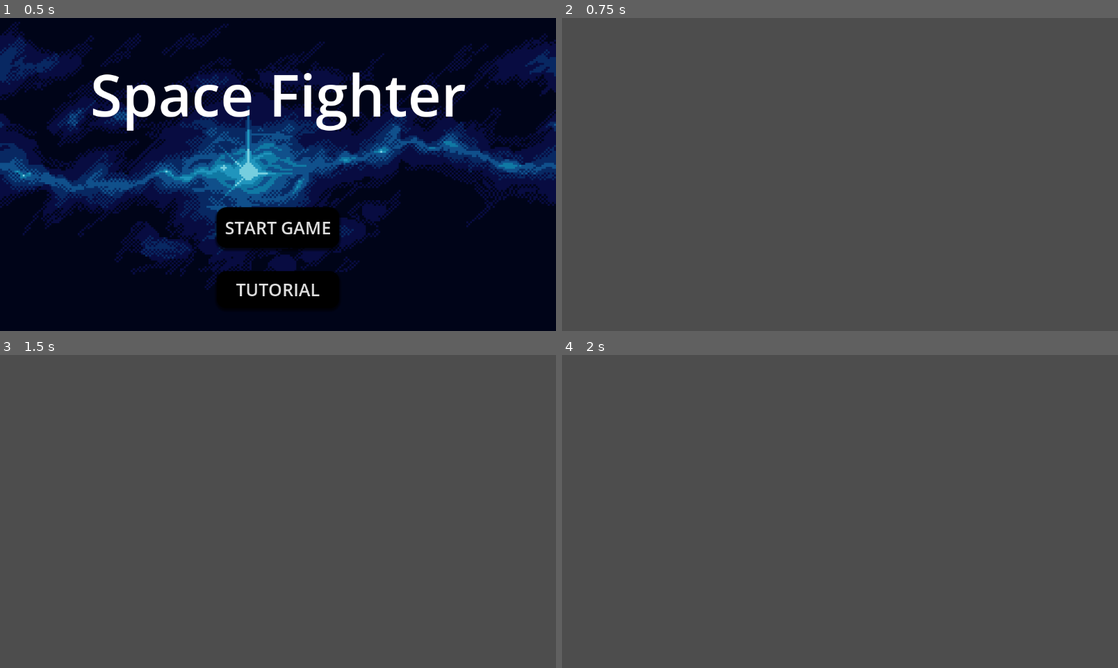
Above: before the commit, frames 1-4 (two rows, left to right).
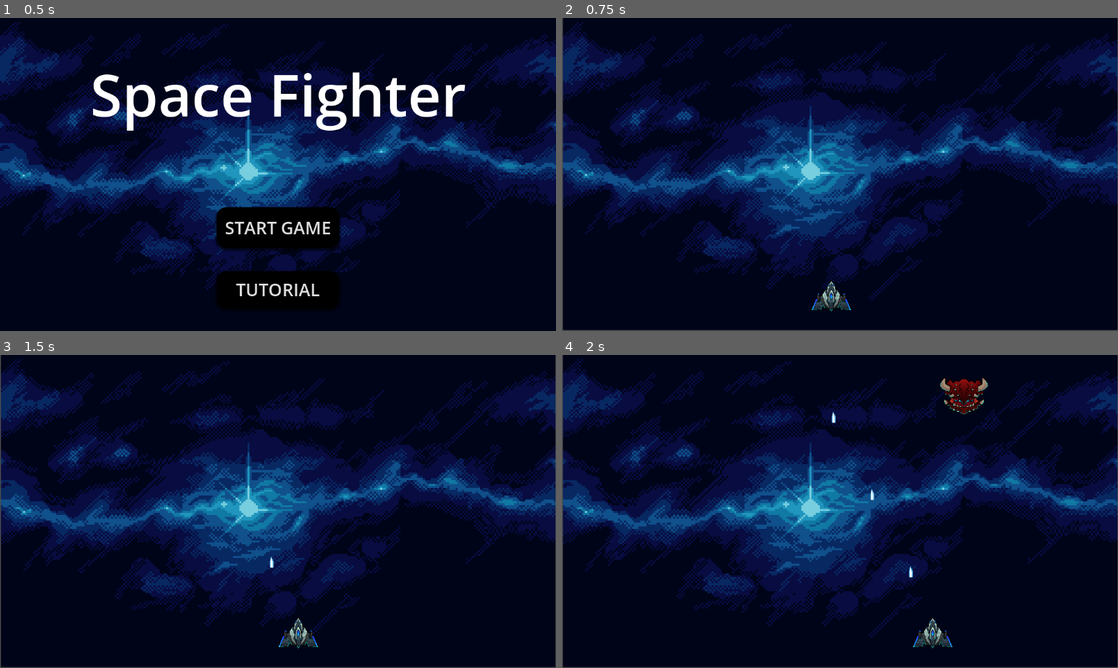
Above: after the commit, the same moments.

Repository: carlogia7/space-fighters-godot
Game: Godot game, scene res://menu.tscn
Same seed, same stepped clock (60 frames per second), same inputs: the game is played once before the commit and once after it.
Inputs (mouse positions are in pixels of both pictures, inside the frame that each line leads up to):
- Up to frame 1 (0.5 s): no input
- Up to frame 2 (0.75 s): click "START GAME" at 0.5 s
- Up to frame 3 (1.5 s): tap Enter at 1.25 s; move the mouse to (400, 495) at 1.27 s; press the mouse at (400, 495) at 1.28 s; hold D (move_right, bound only after the commit) from 1.28 s (still down)
- Up to frame 4 (2 s): keep holding D (move_right, bound only after the commit)

Frame 1 is identical in both runs. In frame 2, 99% of the frame differs, in the area x 0-100%, y 0-100%; in frame 3, 99%; in frame 4, 99%.

Commit message:
funcionalidades do player e inimigo desenvolvidas

Diff:
--- a/project.godot
+++ b/project.godot
@@ -19,6 +19,50 @@
 
 window/stretch/mode="viewport"
 
+[input]
+
+quit={
+"deadzone": 0.2,
+"events": [Object(InputEventKey,"resource_local_to_scene":false,"resource_name":"","device":-1,"window_id":0,"alt_pressed":false,"shift_pressed":false,"ctrl_pressed":false,"meta_pressed":false,"pressed":false,"keycode":0,"physical_keycode":4194305,"key_label":0,"unicode":0,"location":0,"echo":false,"script":null)
+]
+}
+reset={
+"deadzone": 0.2,
+"events": [Object(InputEventKey,"resource_local_to_scene":false,"resource_name":"","device":-1,"window_id":0,"alt_pressed":false,"shift_pressed":false,"ctrl_pressed":false,"meta_pressed":false,"pressed":false,"keycode":0,"physical_keycode":4194332,"key_label":0,"unicode":0,"location":0,"echo":false,"script":null)
+]
+}
+move_right={
+"deadzone": 0.2,
+"events": [Object(InputEventKey,"resource_local_to_scene":false,"resource_name":"","device":-1,"window_id":0,"alt_pressed":false,"shift_pressed":false,"ctrl_pressed":false,"meta_pressed":false,"pressed":false,"keycode":0,"physical_keycode":68,"key_label":0,"unicode":100,"location":0,"echo":false,"script":null)
+]
+}
+move_left={
+"deadzone": 0.2,
+"events": [Object(InputEventKey,"resource_local_to_scene":false,"resource_name":"","device":-1,"window_id":0,"alt_pressed":false,"shift_pressed":false,"ctrl_pressed":false,"meta_pressed":false,"pressed":false,"keycode":0,"physical_keycode":65,"key_label":0,"unicode":97,"location":0,"echo":false,"script":null)
+]
+}
+move_up={
+"deadzone": 0.2,
+"events": [Object(InputEventKey,"resource_local_to_scene":false,"resource_name":"","device":-1,"window_id":0,"alt_pressed":false,"shift_pressed":false,"ctrl_pressed":false,"meta_pressed":false,"pressed":false,"keycode":0,"physical_keycode":87,"key_label":0,"unicode":119,"location":0,"echo":false,"script":null)
+]
+}
+move_down={
+"deadzone": 0.2,
+"events": [Object(InputEventKey,"resource_local_to_scene":false,"resource_name":"","device":-1,"window_id":0,"alt_pressed":false,"shift_pressed":false,"ctrl_pressed":false,"meta_pressed":false,"pressed":false,"keycode":0,"physical_keycode":83,"key_label":0,"unicode":115,"location":0,"echo":false,"script":null)
+]
+}
+shoot={
+"deadzone": 0.2,
+"events": [Object(InputEventMouseButton,"resource_local_to_scene":false,"resource_name":"","device":-1,"window_id":0,"alt_pressed":false,"shift_pressed":false,"ctrl_pressed":false,"meta_pressed":false,"button_mask":0,"position":Vector2(0, 0),"global_position":Vector2(0, 0),"factor":1.0,"button_index":1,"canceled":false,"pressed":false,"double_click":false,"script":null)
+]
+}
+
+[layer_names]
+
+2d_physics/layer_1="player"
+2d_physics/layer_2="enemy"
+2d_physics/layer_3="laser"
+
 [rendering]
 
 textures/canvas_textures/default_texture_filter=0
--- a/scenes/Game.tscn
+++ b/scenes/Game.tscn
@@ -1,3 +1,32 @@
-[gd_scene format=3 uid="uid://chsrva7321qet"]
+[gd_scene load_steps=6 format=3 uid="uid://chsrva7321qet"]
+
+[ext_resource type="Script" uid="uid://cxum5fqwm0p6f" path="res://scripts/game.gd" id="1_ibkli"]
+[ext_resource type="PackedScene" uid="uid://jqm5euw4tqqq" path="res://scenes/player.tscn" id="2_qbsmt"]
+[ext_resource type="PackedScene" uid="uid://vlicci5a3xw3" path="res://scenes/diver_enemy.tscn" id="3_78awf"]
+[ext_resource type="PackedScene" uid="uid://dbdiyts3eaoti" path="res://scenes/enemy.tscn" id="4_78awf"]
+[ext_resource type="Texture2D" uid="uid://cco1ayel3shl6" path="res://assets/background/bg-back.png" id="4_s0nni"]
 
 [node name="Game" type="Node2D"]
+script = ExtResource("1_ibkli")
+enemy_scenes = Array[PackedScene]([ExtResource("4_78awf"), ExtResource("3_78awf")])
+
+[node name="ParallaxBackground" type="ParallaxBackground" parent="."]
+
+[node name="Sprite2D" type="Sprite2D" parent="ParallaxBackground"]
+position = Vector2(576.279, 323.209)
+scale = Vector2(4.22589, 4.03489)
+texture = ExtResource("4_s0nni")
+region_enabled = true
+region_rect = Rect2(0, 0, 272, 160)
+
+[node name="EnemySpawnTimer" type="Timer" parent="."]
+autostart = true
+
+[node name="Player" parent="." instance=ExtResource("2_qbsmt")]
+position = Vector2(65, 23)
+
+[node name="LaserContainer" type="Node2D" parent="."]
+
+[node name="EnemyContainer" type="Node2D" parent="."]
+
+[connection signal="timeout" from="EnemySpawnTimer" to="." method="_on_enemy_spawn_timer_timeout"]
--- /dev/null
+++ b/scenes/diver_enemy.tscn
@@ -0,0 +1,14 @@
+[gd_scene load_steps=3 format=3 uid="uid://vlicci5a3xw3"]
+
+[ext_resource type="PackedScene" uid="uid://dbdiyts3eaoti" path="res://scenes/enemy.tscn" id="1_x15ja"]
+[ext_resource type="Texture2D" uid="uid://cg6monuhxju75" path="res://assets/Small/Enemy_Follow.png" id="2_5ovsw"]
+
+[node name="DiverEnemy" instance=ExtResource("1_x15ja")]
+speed = 300.0
+
+[node name="Sprite2D" parent="." index="0"]
+scale = Vector2(0.8, 0.661)
+texture = ExtResource("2_5ovsw")
+
+[node name="CollisionShape2D" parent="." index="1"]
+position = Vector2(0, 51)
--- /dev/null
+++ b/scenes/enemy.tscn
@@ -0,0 +1,28 @@
+[gd_scene load_steps=4 format=3 uid="uid://dbdiyts3eaoti"]
+
+[ext_resource type="Texture2D" uid="uid://cjnn8mdltgu1t" path="res://assets/Small/Enemy_4_C_Small.png" id="1_7p1mj"]
+[ext_resource type="Script" uid="uid://dcuxnajuiwjlf" path="res://scripts/enemy.gd" id="1_md0e3"]
+
+[sub_resource type="CircleShape2D" id="CircleShape2D_4ra3w"]
+radius = 48.0416
+
+[node name="Enemy" type="Area2D"]
+collision_layer = 2
+collision_mask = 5
+script = ExtResource("1_md0e3")
+
+[node name="Sprite2D" type="Sprite2D" parent="."]
+position = Vector2(1.19209e-07, 60)
+scale = Vector2(0.8125, 0.671875)
+texture = ExtResource("1_7p1mj")
+
+[node name="CollisionShape2D" type="CollisionShape2D" parent="."]
+position = Vector2(0, 61)
+shape = SubResource("CircleShape2D_4ra3w")
+
+[node name="VisibleOnScreenNotifier2D" type="VisibleOnScreenNotifier2D" parent="."]
+position = Vector2(-1, -20)
+scale = Vector2(1.3, 1.35)
+
+[connection signal="body_entered" from="." to="." method="_on_body_entered"]
+[connection signal="screen_exited" from="VisibleOnScreenNotifier2D" to="." method="_on_visible_on_screen_notifier_2d_screen_exited"]
--- /dev/null
+++ b/scenes/enemy_bullet.tscn
@@ -0,0 +1,14 @@
+[gd_scene load_steps=2 format=3 uid="uid://dt486j7gls7p1"]
+
+[ext_resource type="Script" uid="uid://6tvrw6t48lbr" path="res://scripts/enemy_bullet.gd" id="1_d2qol"]
+
+[node name="Enemy_bullet" type="Area2D"]
+script = ExtResource("1_d2qol")
+
+[node name="CollisionShape2D" type="CollisionShape2D" parent="."]
+
+[node name="Sprite2D" type="Sprite2D" parent="."]
+
+[node name="VisibleOnScreenEnabler2D" type="VisibleOnScreenEnabler2D" parent="."]
+
+[connection signal="area_entered" from="." to="." method="_on_area_entered"]
--- /dev/null
+++ b/scenes/laser.tscn
@@ -0,0 +1,30 @@
+[gd_scene load_steps=4 format=3 uid="uid://cwut4dea6aea3"]
+
+[ext_resource type="Script" uid="uid://b2afdnhbuvdal" path="res://scripts/laser.gd" id="1_a7dhc"]
+[ext_resource type="Texture2D" uid="uid://cxx86d6m3u3k7" path="res://assets/shoots/shoot1.png" id="1_xmihv"]
+
+[sub_resource type="CapsuleShape2D" id="CapsuleShape2D_jjj73"]
+radius = 5.0
+height = 26.0
+
+[node name="Laser" type="Area2D"]
+collision_layer = 4
+collision_mask = 2
+script = ExtResource("1_a7dhc")
+
+[node name="Sprite2D" type="Sprite2D" parent="."]
+position = Vector2(-0.167518, -2.95947)
+rotation = 1.5708
+scale = Vector2(1.31152, 1.4281)
+texture = ExtResource("1_xmihv")
+
+[node name="CollisionShape2D" type="CollisionShape2D" parent="."]
+position = Vector2(0, -2)
+shape = SubResource("CapsuleShape2D_jjj73")
+
+[node name="VisibleOnScreenNotifier2D" type="VisibleOnScreenNotifier2D" parent="."]
+position = Vector2(0, 17)
+scale = Vector2(0.65, 0.35)
+
+[connection signal="area_entered" from="." to="." method="_on_area_entered"]
+[connection signal="screen_exited" from="VisibleOnScreenNotifier2D" to="." method="_on_visible_on_screen_notifier_2d_screen_exited"]
--- /dev/null
+++ b/scenes/player.tscn
@@ -0,0 +1,23 @@
+[gd_scene load_steps=3 format=3 uid="uid://jqm5euw4tqqq"]
+
+[ext_resource type="Texture2D" uid="uid://534rgsbxnncm" path="res://assets/Small/Player.png" id="1_3vyb7"]
+[ext_resource type="Script" uid="uid://dyx35mv31u42o" path="res://scripts/player.gd" id="1_g2els"]
+
+[node name="Player" type="CharacterBody2D" groups=["player"]]
+position = Vector2(1, 0)
+collision_mask = 2
+motion_mode = 1
+script = ExtResource("1_g2els")
+
+[node name="Sprite2D" type="Sprite2D" parent="."]
+position = Vector2(493, 553)
+scale = Vector2(0.7, 0.7)
+texture = ExtResource("1_3vyb7")
+
+[node name="CollisionPolygon2D" type="CollisionPolygon2D" parent="."]
+position = Vector2(495, 530)
+polygon = PackedVector2Array(-2, -11, 2, -7, 6, -3, 7, 1, 8, 5, 10, 6, 13, 9, 15, 13, 17, 17, 19, 20, 20, 19, 21, 16, 24, 13, 27, 14, 27, 18, 28, 23, 33, 29, 41, 51, 32, 52, 26, 50, 17, 49, 15, 44, 14, 47, 5, 47, 3, 47, -2, 54, -7, 50, -7, 47, -16, 47, -19, 43, -20, 48, -30, 51, -44, 51, -36, 27, -33, 24, -31, 15, -28, 13, -26, 14, -25, 19, -22, 19, -15, 6, -13, 6, -12, 10, -11, 2, -9, -5)
+metadata/_edit_lock_ = true
+
+[node name="Muzzle" type="Marker2D" parent="."]
+position = Vector2(493, 519)
--- /dev/null
+++ b/scripts/enemy.gd
@@ -0,0 +1,19 @@
+class_name Enemy extends Area2D
+
+@export var speed = 150.0
+
+func _physics_process(delta):
+	global_position.y += speed * delta
+
+func die():
+	queue_free()
+
+
+func _on_body_entered(body):
+	if body is Player:
+		body.die()
+		die()
+
+
+func _on_visible_on_screen_notifier_2d_screen_exited():
+	queue_free()
--- /dev/null
+++ b/scripts/game.gd
@@ -0,0 +1,30 @@
+extends Node2D
+@export var enemy_scenes: Array[PackedScene] = []
+@onready var laser_container = $LaserContainer
+@onready var timer = $EnemySpawnTimer
+@onready var enemy_container = $EnemyContainer
+var player = null
+
+
+func _ready():
+	player = get_tree().get_first_node_in_group("player")
+	player.laser_shot.connect(_on_player_laser_shot)
+
+
+func _process(_delta):
+	if Input.is_action_just_pressed("quit"):
+		get_tree().quit()
+	elif Input.is_action_just_pressed("reset"):
+		get_tree().reload_current_scene()
+
+
+func _on_player_laser_shot(laser_scene, location):
+	var laser = laser_scene.instantiate()
+	laser.global_position = location
+	laser_container.add_child(laser)
+
+
+func _on_enemy_spawn_timer_timeout():
+	var e = enemy_scenes.pick_random().instantiate()
+	e.global_position = Vector2(randf_range(100,1000),-100)
+	enemy_container.add_child(e)
--- /dev/null
+++ b/scripts/laser.gd
@@ -0,0 +1,16 @@
+extends Area2D
+
+@export var speed = 600
+
+func _physics_process(delta):
+	global_position.y += -speed * delta
+
+
+func _on_visible_on_screen_notifier_2d_screen_exited():
+	queue_free()
+
+
+func _on_area_entered(area):
+	if area is Enemy:
+		area.die()
+		queue_free()
--- /dev/null
+++ b/scripts/player.gd
@@ -0,0 +1,32 @@
+class_name Player extends CharacterBody2D
+
+signal laser_shot(laser_scene, location)
+@export var speed = 300
+@export var rate_of_fire :=0.25
+@onready var muzzle = $Muzzle
+
+var laser_scene = preload("res://scenes/laser.tscn")
+
+var shoot_cd := false
+
+func _process(delta):
+	if Input.is_action_pressed("shoot"):
+		if !shoot_cd:
+			shoot_cd = true
+			shoot()
+			await get_tree().create_timer(rate_of_fire).timeout
+			shoot_cd = false
+
+func _physics_process(delta):
+	var direction = Vector2(Input.get_axis("move_left","move_right"),
+	Input.get_axis("move_up","move_down"))
+	velocity = direction * speed
+	move_and_slide()
+	#global_position = global_position.clamp(Vector2.ZERO,get_viewport_rect().size)
+
+
+func shoot():
+	laser_shot.emit(laser_scene, muzzle.global_position)
+
+func die():
+	queue_free()
Binary file added: assets/Small/Boss_1_A_Small.png
Not shown, added: assets/Small/Boss_1_A_Small.png.import
Binary file added: assets/Small/Boss_1_B_Small.png
Not shown, added: assets/Small/Boss_1_B_Small.png.import
Binary file added: assets/Small/Enemy_1_A_Small.png
Not shown, added: assets/Small/Enemy_1_A_Small.png.import
Binary file added: assets/Small/Enemy_1_B_Small.png
Not shown, added: assets/Small/Enemy_1_B_Small.png.import
Binary file added: assets/Small/Enemy_1_D_Small.png
Not shown, added: assets/Small/Enemy_1_D_Small.png.import
Binary file added: assets/Small/Enemy_2_A_Small.png
Not shown, added: assets/Small/Enemy_2_A_Small.png.import
(and 76 more such lines)
